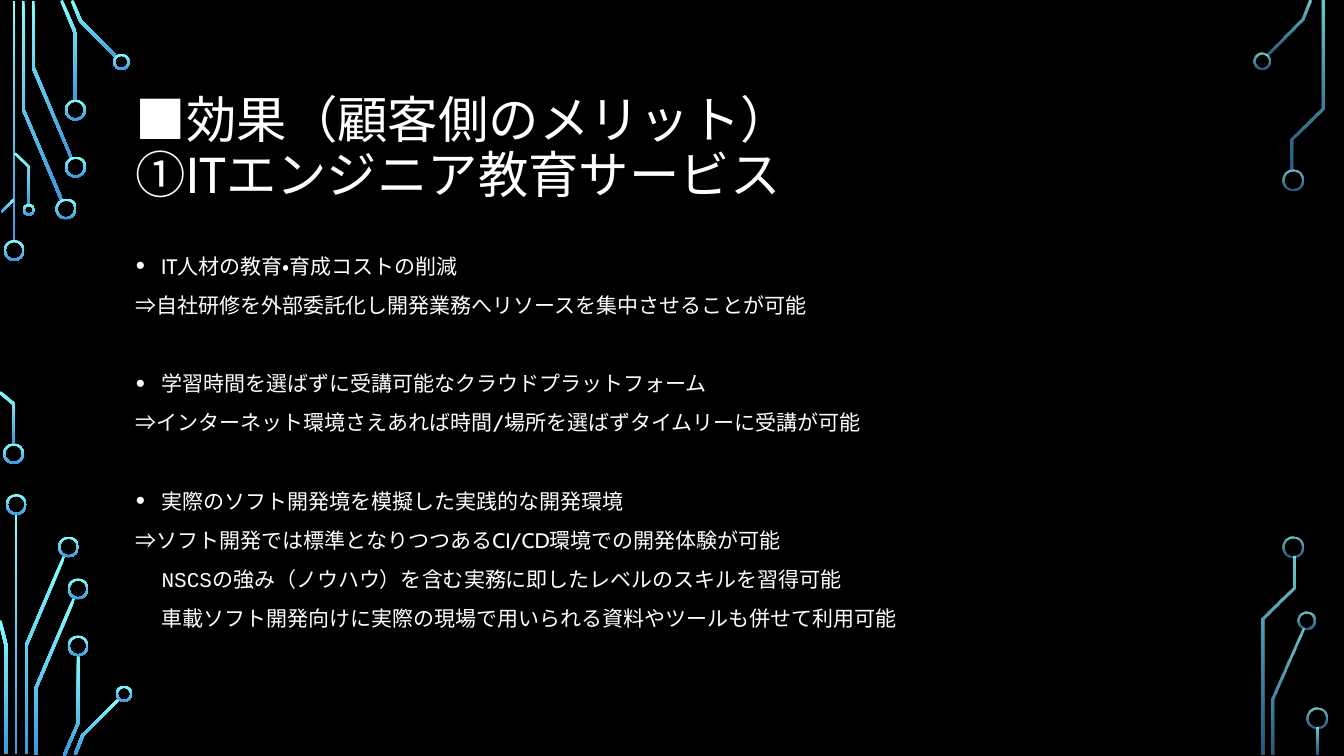
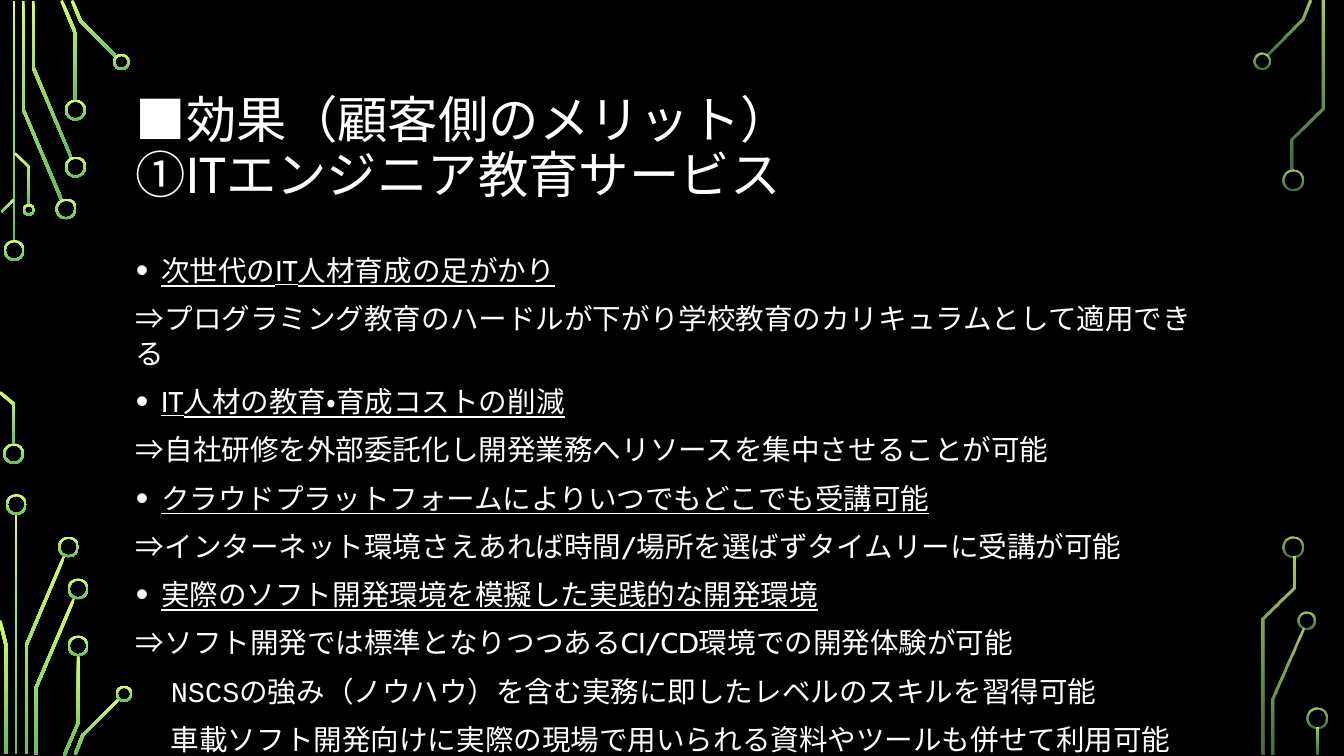
Before and after one commit to SITH-YN/PythonTool, a slide deck: slide 15 of Temp/39期ビジネスアイディア.pptx. Drawn at 1344x756 pixels with LibreOffice and Linux fonts; fonts in the diff are those of the drawing; background and template pictures are left out. Boxes give left, top, right and bottom in pixels: in the first picture for what was removed or moved away, otherwise in the second. Text is boxed around its words. In the diff, an @@ line names an element or a change of style, - is before the commit and + after.

```diff
--- a/Temp/39期ビジネスアイディア.pptx
+++ b/Temp/39期ビジネスアイディア.pptx
@@ fill gradient #82FFFF to #3D97DE to gradient #D8FC68 to #66BD5F in 36 elements at (4,240,25,261), (3,444,24,465), (22,1,63,201), (55,199,77,220), (31,1,72,158), (60,0,78,101), (65,156,86,177), (65,100,86,121), (71,0,117,58), (113,53,131,70), (1,199,15,213), (0,391,15,445), (14,152,30,205), (22,204,34,216), (15,514,18,755), (24,556,65,754), (6,494,27,515), (0,620,7,754), (58,536,80,558), (34,598,76,755), (63,655,80,756), (68,579,89,600), (68,635,89,656), (74,698,120,755), (116,686,133,702), (1266,0,1313,56), (1253,52,1270,70), (1282,169,1304,191), (1271,628,1305,755), (1299,612,1316,629), (1292,1,1325,171), (1284,536,1305,558), (1261,557,1296,755), (1307,708,1328,729), (1317,727,1320,755), (12,1,15,242) @@
@@ text at (136,257,1191,366): paragraphs added @@
+• 次世代のIT人材育成の足がかり
+⇒プログラミング教育のハードルが下がり学校教育のカリキュラムとして適用できる
@@ text at (136,388,1171,753): size 15 to 20.4 pt in "IT人材の教育・育成コストの削減", "⇒自社研修を外部委託化し開発業務へリソースを集中させることが可能", "⇒インターネット環境さえあれば時間/場所を選ばずタイムリーに受講が可能", "⇒ソフト開発では標準となりつつあるCI/CD環境での開発体験が可能" and 2 more places; underline on in "IT人材の教育・育成コストの削減" @@
@@ text at (161,485,929,514): text changed; size 15 to 20.4 pt @@
-• 学習時間を選ばずに受講可能なクラウドプラットフォーム
+• クラウドプラットフォームによりいつでもどこでも受講可能
@@ text at (161,581,818,611): text changed; size 15 to 20.4 pt @@
-• 実際のソフト開発境を模擬した実践的な開発環境
+• 実際のソフト開発環境を模擬した実践的な開発環境
```
Also in this commit, not shown: 25 other slides changed.
